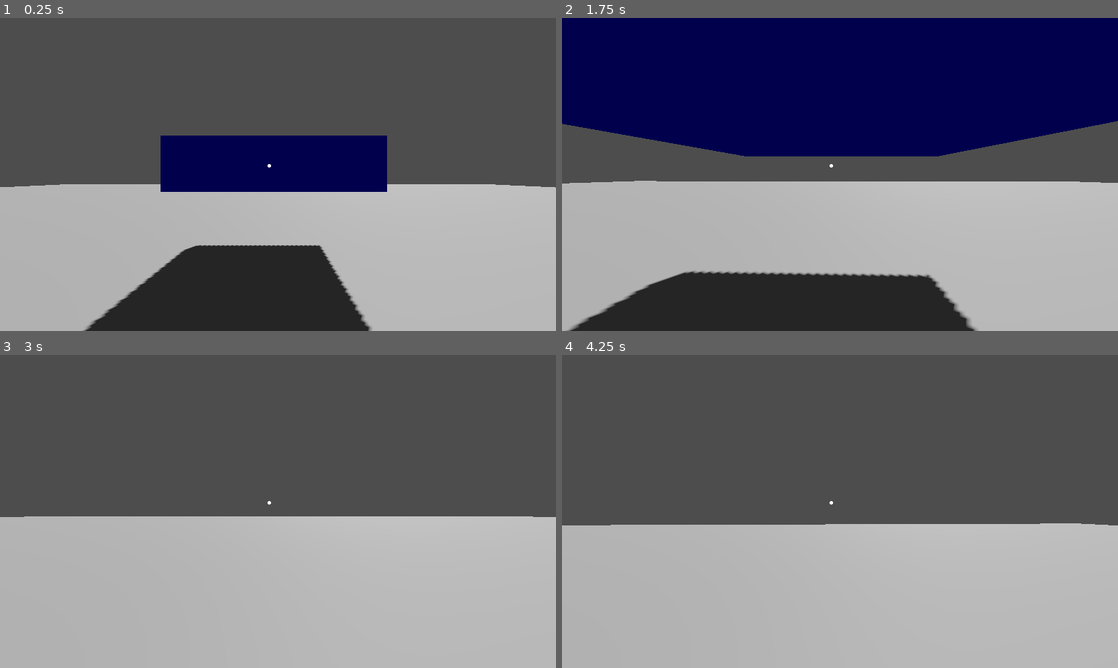
Above: before the commit, frames 1-4 (two rows, left to right).
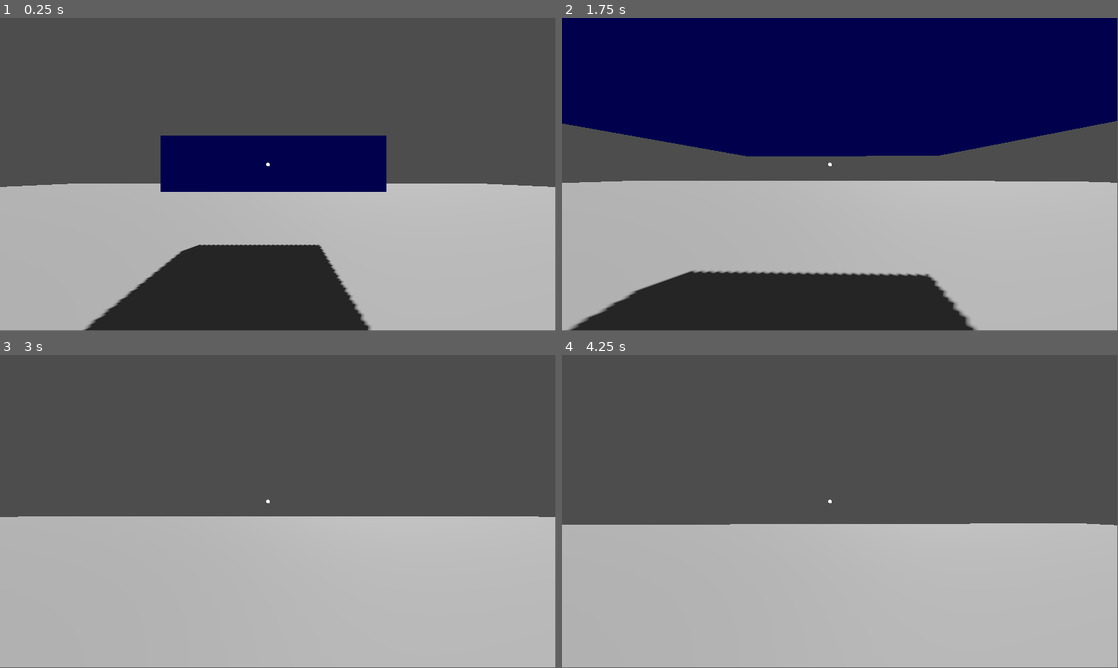
Above: after the commit, the same moments.

Repository: miikapalosaari/3DPhysicsSandbox
Game: Godot game, scene res://scenes/main.tscn
The game is run twice, just before and just after one commit, with the same random seed, the same clock (stepped at 60 frames per second) and the same inputs.
Inputs (mouse positions are in pixels of both pictures, inside the frame that each line leads up to):
- Up to frame 1 (0.25 s): no input
- Up to frame 2 (1.75 s): move the mouse to (867, 174) at 0.52 s; press the mouse at (867, 174) at 0.53 s; hold W (forward) from 0.53 s (still down); tap Space (jump) at 0.77, 1.52 s; right-click (867, 174) at 0.8 s; move the mouse to (812, 174) at 1.27 s; release the mouse at (812, 174) at 1.28 s; right-click (812, 174) at 1.35 s; click (812, 174) at 1.55 s
- Up to frame 3 (3 s): keep holding W (forward); move the mouse to (289, 505) at 2.02 s; hold Ctrl (crouch) 2.03-2.78 s; right-click (289, 505) at 2.3 s; move the mouse to (272, 517) at 2.77 s; tap Shift (sprint) at 2.85 s
- Up to frame 4 (4.25 s): keep holding W (forward); tap Space (jump) at 3.02, 3.77 s; click (834, 517) at 3.05 s; tap Enter at 3.5 s; move the mouse to (878, 514) at 3.52 s; press the mouse at (878, 514) at 3.53 s; right-click (878, 514) at 3.8 s
In our replay, the window is 800x450 before the commit and 799x449 after it. These sizes can differ from the game's own. Grey fills any space a smaller window leaves; there, only what the larger window draws over its background counts as a difference.

The runs differ from the first frame. In frame 1, 0.6% of the frame differs, in the area x 0-100%, y 0-100%; in frame 2, 0.8%; in frame 3, less than 0.1%; in frame 4, 0.2%.

Commit message:
Created a interaction system for genral purpose interactions. Added InteractionComponent for interactable objects and InteractionController for players. With this interaction system, player is able to move objects that have InteractionComponent and higher mass objects move slower. Added 1KG, 10KG and 100KG test objects

Diff:
--- /dev/null
+++ b/objects/TestCube100KG.tscn
@@ -0,0 +1,23 @@
+[gd_scene load_steps=5 format=3 uid="uid://dmidixbnrf2uq"]
+
+[ext_resource type="PackedScene" uid="uid://2xmek4pce54b" path="res://scenes/interactionComponent.tscn" id="1_3k72m"]
+
+[sub_resource type="StandardMaterial3D" id="StandardMaterial3D_a1brw"]
+albedo_color = Color(1, 0, 0, 1)
+
+[sub_resource type="BoxMesh" id="BoxMesh_0wa0u"]
+material = SubResource("StandardMaterial3D_a1brw")
+
+[sub_resource type="BoxShape3D" id="BoxShape3D_e6qgq"]
+
+[node name="TestCube100kg" type="RigidBody3D"]
+mass = 100.0
+
+[node name="MeshInstance3D" type="MeshInstance3D" parent="."]
+mesh = SubResource("BoxMesh_0wa0u")
+
+[node name="CollisionShape3D" type="CollisionShape3D" parent="."]
+shape = SubResource("BoxShape3D_e6qgq")
+
+[node name="InteractionComponent" parent="." node_paths=PackedStringArray("objectReference") instance=ExtResource("1_3k72m")]
+objectReference = NodePath("..")
--- /dev/null
+++ b/objects/TestCube10KG.tscn
@@ -0,0 +1,23 @@
+[gd_scene load_steps=5 format=3 uid="uid://bgyfwpdefqjto"]
+
+[ext_resource type="PackedScene" uid="uid://2xmek4pce54b" path="res://scenes/interactionComponent.tscn" id="1_ka60f"]
+
+[sub_resource type="StandardMaterial3D" id="StandardMaterial3D_rute3"]
+albedo_color = Color(1, 1, 0, 1)
+
+[sub_resource type="BoxMesh" id="BoxMesh_vtm1a"]
+material = SubResource("StandardMaterial3D_rute3")
+
+[sub_resource type="BoxShape3D" id="BoxShape3D_cj0d0"]
+
+[node name="TestCube10kg" type="RigidBody3D"]
+mass = 10.0
+
+[node name="MeshInstance3D" type="MeshInstance3D" parent="."]
+mesh = SubResource("BoxMesh_vtm1a")
+
+[node name="CollisionShape3D" type="CollisionShape3D" parent="."]
+shape = SubResource("BoxShape3D_cj0d0")
+
+[node name="InteractionComponent" parent="." node_paths=PackedStringArray("objectReference") instance=ExtResource("1_ka60f")]
+objectReference = NodePath("..")
--- /dev/null
+++ b/objects/TestCube1KG.tscn
@@ -0,0 +1,22 @@
+[gd_scene load_steps=5 format=3 uid="uid://ciptertu2ihd3"]
+
+[ext_resource type="PackedScene" uid="uid://2xmek4pce54b" path="res://scenes/interactionComponent.tscn" id="2_i14or"]
+
+[sub_resource type="StandardMaterial3D" id="StandardMaterial3D_0qu1k"]
+albedo_color = Color(0.313726, 0.635294, 0.286275, 1)
+
+[sub_resource type="BoxMesh" id="BoxMesh_vlnea"]
+material = SubResource("StandardMaterial3D_0qu1k")
+
+[sub_resource type="BoxShape3D" id="BoxShape3D_cflyp"]
+
+[node name="TestCube1kg" type="RigidBody3D"]
+
+[node name="MeshInstance3D" type="MeshInstance3D" parent="."]
+mesh = SubResource("BoxMesh_vlnea")
+
+[node name="CollisionShape3D" type="CollisionShape3D" parent="."]
+shape = SubResource("BoxShape3D_cflyp")
+
+[node name="InteractionComponent" parent="." node_paths=PackedStringArray("objectReference") instance=ExtResource("2_i14or")]
+objectReference = NodePath("..")
--- a/project.godot
+++ b/project.godot
@@ -14,11 +14,6 @@
 run/main_scene="res://scenes/main.tscn"
 config/features=PackedStringArray("4.3", "GL Compatibility")
 config/icon="res://images/icon.svg"
-
-[display]
-
-window/size/viewport_width=1280
-window/size/viewport_height=720
 
 [input]
 
@@ -57,6 +52,16 @@
 "events": [Object(InputEventKey,"resource_local_to_scene":false,"resource_name":"","device":-1,"window_id":0,"alt_press …(195 unchanged characters)…
 ]
 }
+primary={
+"deadzone": 0.5,
+"events": [Object(InputEventMouseButton,"resource_local_to_scene":false,"resource_name":"","device":-1,"window_id":0,"alt_pressed":false,"shift_pressed":false,"ctrl_pressed":false,"meta_pressed":false,"button_mask":1,"position":Vector2(72, 14),"global_position":Vector2(81, 60),"factor":1.0,"button_index":1,"canceled":false,"pressed":true,"double_click":false,"script":null)
+]
+}
+secondary={
+"deadzone": 0.5,
+"events": [Object(InputEventMouseButton,"resource_local_to_scene":false,"resource_name":"","device":-1,"window_id":0,"alt_pressed":false,"shift_pressed":false,"ctrl_pressed":false,"meta_pressed":false,"button_mask":2,"position":Vector2(117, 13),"global_position":Vector2(126, 59),"factor":1.0,"button_index":2,"canceled":false,"pressed":true,"double_click":false,"script":null)
+]
+}
 
 [rendering]
 
--- a/scenes/Player.tscn
+++ b/scenes/Player.tscn
@@ -1,7 +1,8 @@
-[gd_scene load_steps=5 format=3 uid="uid://6u4lyakt0jcd"]
+[gd_scene load_steps=6 format=3 uid="uid://6u4lyakt0jcd"]
 
 [ext_resource type="Script" path="res://scripts/player.gd" id="1_in68i"]
 [ext_resource type="PackedScene" uid="uid://dov0lypo7tv4h" path="res://scenes/crosshair.tscn" id="2_i7dxx"]
+[ext_resource type="PackedScene" uid="uid://be8qcxtip1otk" path="res://scenes/interactionController.tscn" id="3_lopix"]
 
 [sub_resource type="CapsuleMesh" id="CapsuleMesh_uuyyg"]
 
@@ -20,6 +21,18 @@
 
 [node name="Head" type="Node3D" parent="."]
 
-[node name="Camera3D" type="Camera3D" parent="Head"]
+[node name="PlayerCamera3D" type="Camera3D" parent="Head"]
+unique_name_in_owner = true
+
+[node name="InteractionRaycast" type="RayCast3D" parent="Head/PlayerCamera3D"]
+unique_name_in_owner = true
+target_position = Vector3(0, 0, -2)
+
+[node name="Hand" type="Marker3D" parent="Head/PlayerCamera3D"]
+unique_name_in_owner = true
+transform = Transform3D(1, 0, 0, 0, 1, 0, 0, 0, 1, 0, 0, -2)
 
 [node name="Crosshair" parent="." instance=ExtResource("2_i7dxx")]
+
+[node name="InteractionController" parent="." instance=ExtResource("3_lopix")]
+unique_name_in_owner = true
--- /dev/null
+++ b/scenes/interactionComponent.tscn
@@ -0,0 +1,6 @@
+[gd_scene load_steps=2 format=3 uid="uid://2xmek4pce54b"]
+
+[ext_resource type="Script" path="res://scripts/interactionComponent.gd" id="1_fhtd5"]
+
+[node name="InteractionComponent" type="Node"]
+script = ExtResource("1_fhtd5")
--- /dev/null
+++ b/scenes/interactionController.tscn
@@ -0,0 +1,6 @@
+[gd_scene load_steps=2 format=3 uid="uid://be8qcxtip1otk"]
+
+[ext_resource type="Script" path="res://scripts/interactionController.gd" id="1_1b446"]
+
+[node name="InteractionController" type="Node"]
+script = ExtResource("1_1b446")
--- a/scenes/main.tscn
+++ b/scenes/main.tscn
@@ -1,6 +1,9 @@
-[gd_scene load_steps=5 format=3 uid="uid://cfywwecd20y7m"]
+[gd_scene load_steps=8 format=3 uid="uid://cfywwecd20y7m"]
 
 [ext_resource type="PackedScene" uid="uid://6u4lyakt0jcd" path="res://scenes/Player.tscn" id="1_y70kg"]
+[ext_resource type="PackedScene" uid="uid://ciptertu2ihd3" path="res://objects/TestCube1KG.tscn" id="2_e2xh3"]
+[ext_resource type="PackedScene" uid="uid://bgyfwpdefqjto" path="res://objects/TestCube10KG.tscn" id="3_5rr8w"]
+[ext_resource type="PackedScene" uid="uid://dmidixbnrf2uq" path="res://objects/TestCube100KG.tscn" id="4_v3d1a"]
 
 [sub_resource type="Environment" id="Environment_c3ier"]
 
@@ -44,3 +47,12 @@
 use_collision = true
 size = Vector3(4, 1, 4)
 material = SubResource("StandardMaterial3D_vfblj")
+
+[node name="TestCube1kg" parent="." instance=ExtResource("2_e2xh3")]
+transform = Transform3D(1, 0, 0, 0, 1, 0, 0, 0, 1, 4.31733, 1.3011, 0)
+
+[node name="TestCube10kg" parent="." instance=ExtResource("3_5rr8w")]
+transform = Transform3D(1, 0, 0, 0, 1, 0, 0, 0, 1, 0, 1.69413, 3.18742)
+
+[node name="TestCube100kg" parent="." instance=ExtResource("4_v3d1a")]
+transform = Transform3D(1, 0, 0, 0, 1, 0, 0, 0, 1, 8.42974, 2.25628, 0)
--- /dev/null
+++ b/scripts/interactionComponent.gd
@@ -0,0 +1,74 @@
+extends Node
+
+const objectMoveSpeed: float = 5.0
+const objectThrowSpeed: float = 5.0
+
+enum InteractionType {
+	DEFAULT
+}
+
+@export var objectReference: Node3D
+@export var interactionType: InteractionType = InteractionType.DEFAULT
+
+var canInteract: bool = true
+var isInteracting: bool = false
+
+var playerHand: Marker3D
+
+func _ready() -> void:
+	pass
+
+# Runs once, when player first clicks on an object to interact with
+func preInteract(hand: Marker3D) -> void:
+	isInteracting = true
+	match interactionType:
+		InteractionType.DEFAULT:
+			playerHand = hand
+
+# Runs every frame
+func interact() -> void:
+	if not canInteract:
+		return
+
+	match interactionType:
+		InteractionType.DEFAULT:
+			defaultInteract()
+
+func auxilaryInteract() -> void:
+	if not canInteract:
+		return
+
+	match interactionType:
+		InteractionType.DEFAULT:
+			defaultThrow()
+
+# Runs once, when the player last interacts with an object
+func postInteract() -> void:
+	isInteracting = false
+
+func _input(event: InputEvent) -> void:
+	pass
+
+func defaultInteract() -> void:
+	var objectCurrentPosition: Vector3 = objectReference.global_transform.origin
+	var playerHandposition: Vector3 = playerHand.global_transform.origin
+	var objectDistance: Vector3 = playerHandposition - objectCurrentPosition
+
+	var rigidBody3D: RigidBody3D = objectReference as RigidBody3D
+	if rigidBody3D:
+		# Heavier objects move slower than lighter objects
+		rigidBody3D.set_linear_velocity((objectDistance) * (objectMoveSpeed / rigidBody3D.mass))
+
+func defaultThrow() -> void:
+	var objectCurrentPosition: Vector3 = objectReference.global_transform.origin
+	var playerHandposition: Vector3 = playerHand.global_transform.origin
+	var objectDistance: Vector3 = playerHandposition - objectCurrentPosition
+
+	var rigidBody3D: RigidBody3D = objectReference as RigidBody3D
+	if rigidBody3D:
+		var throwDirection: Vector3 = -playerHand.global_transform.basis.z.normalized()
+		var throwStrength: float = objectThrowSpeed / rigidBody3D.mass
+		rigidBody3D.set_linear_velocity(throwDirection * throwStrength)
+		canInteract = false
+		await get_tree().create_timer(1.0).timeout
+		canInteract = true
--- /dev/null
+++ b/scripts/interactionController.gd
@@ -0,0 +1,47 @@
+extends Node
+
+@onready var interactionController = %InteractionController
+@onready var interactionRaycast = %InteractionRaycast
+@onready var playerCamera = %PlayerCamera3D
+@onready var hand = %Hand
+
+var currentObject: Object
+var lastPotentialObject: Object
+var interactionComponent: Node
+
+func _ready():
+	print("Interaction script attached")
+
+func _process(delta: float) -> void:
+	# If on the previous frame, there were interaction with an object, lets keep interacting with it.
+	if currentObject:
+		if Input.is_action_just_pressed("secondary"):
+			if interactionComponent:
+				interactionComponent.auxilaryInteract()
+				currentObject = null
+		elif Input.is_action_pressed("primary"):
+			print("still picking")
+			if interactionComponent:
+				interactionComponent.interact()
+		else:
+			if interactionComponent:
+				print("not picking")
+				interactionComponent.postInteract()
+				currentObject = null
+	# If not interacting with something, lets see if its now possible.
+	else:
+		var potentialObject: Object = interactionRaycast.get_collider()
+
+		if potentialObject and potentialObject is Node:
+			interactionComponent = potentialObject.get_node_or_null("InteractionComponent")
+			if interactionComponent:
+				if interactionComponent.canInteract == false:
+					print("cant interact")
+					return
+
+				lastPotentialObject = currentObject
+
+				if Input.is_action_pressed("primary"):
+					print("clicking object initial")
+					currentObject = potentialObject
+					interactionComponent.preInteract(hand)
--- a/scripts/player.gd
+++ b/scripts/player.gd
@@ -30,7 +30,7 @@
 @export var bobAmplitude: float = 0.075
 
 @onready var head = $Head
-@onready var camera = $Head/Camera3D
+@onready var camera = $Head/PlayerCamera3D
 @onready var bodyCollider = $BodyCollider
 @onready var bodyCapsule: CapsuleShape3D = bodyCollider.shape
 
